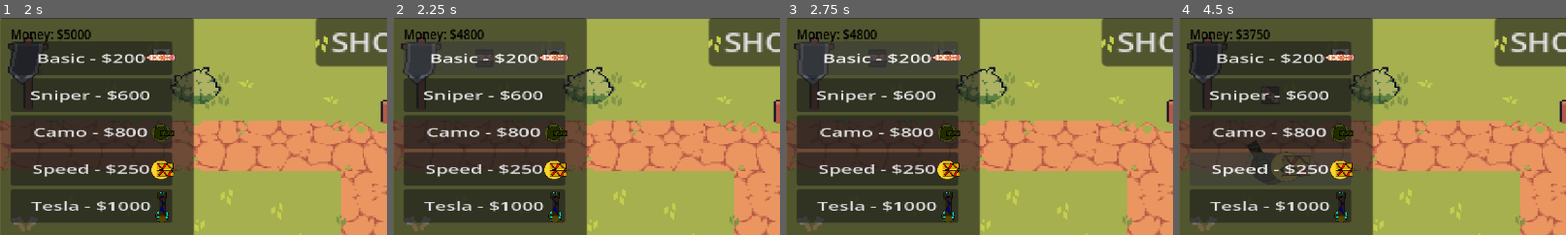
Above: before the commit, frames 1-4 (left to right).
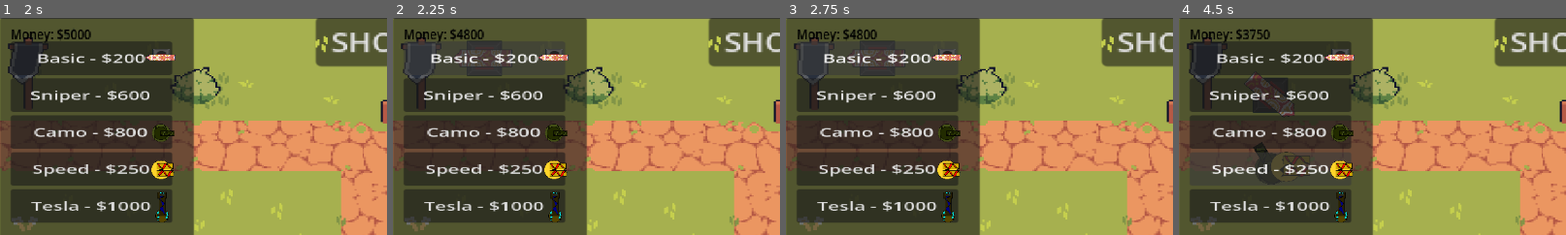
Above: after the commit, the same moments.

Repository: Matthewfrogman/Battle_towers
Game: Godot game, scene res://scenes/main_menu.tscn
Same seed, same stepped clock (60 frames per second), same inputs: the game is played once before the commit and once after it.
Inputs:
- Up to frame 1 (2 s): click "PLAY" at 0.5 s; click "PLAY" at 1.25 s
- Up to frame 2 (2.25 s): click "Basic - $200" at 2 s
- Up to frame 3 (2.75 s): no input
- Up to frame 4 (4.5 s): click "Sniper - $600" at 2.75 s; click "Camo - $800" at 3.5 s; click "Speed - $250" at 4.25 s
The pictures show only the part of the screen within x 0-50%, y 0-50%; the shares and areas given below are measured in that part.

Frame 1 is identical in both runs. In frame 2, 0.3% of the frame differs, in the area x 17-31%, y 10-27%; in frame 3, 0.3%; in frame 4, 0.6%, in the area x 17-30%, y 25-74%.

Commit message:
size change

Diff:
--- a/Towers/basic_tower.tscn
+++ b/Towers/basic_tower.tscn
@@ -19,11 +19,11 @@
 position = Vector2(-0.5, -0.5)
 
 [node name="Base" type="Sprite2D" parent="." index="3" unique_id=202278920]
-scale = Vector2(0.4, 0.4)
+scale = Vector2(0.8, 0.8)
 texture = ExtResource("2_2rreo")
 
 [node name="Cannon" parent="." index="4" unique_id=1115548727]
-scale = Vector2(0.3, 0.3)
+scale = Vector2(0.8, 0.8)
 texture = ExtResource("5_5l8tq")
 
 [node name="Marker2D" parent="Cannon" index="0" unique_id=1260253367]
--- a/Towers/camo_tower.tscn
+++ b/Towers/camo_tower.tscn
@@ -27,7 +27,7 @@
 texture = ExtResource("3_kwly8")
 
 [node name="Cannon" parent="." index="4" unique_id=1115548727]
-position = Vector2(-3.9999998, 0.99999994)
+position = Vector2(6, 3)
 scale = Vector2(0.4, 0.4)
 texture = ExtResource("4_gensx")
 
